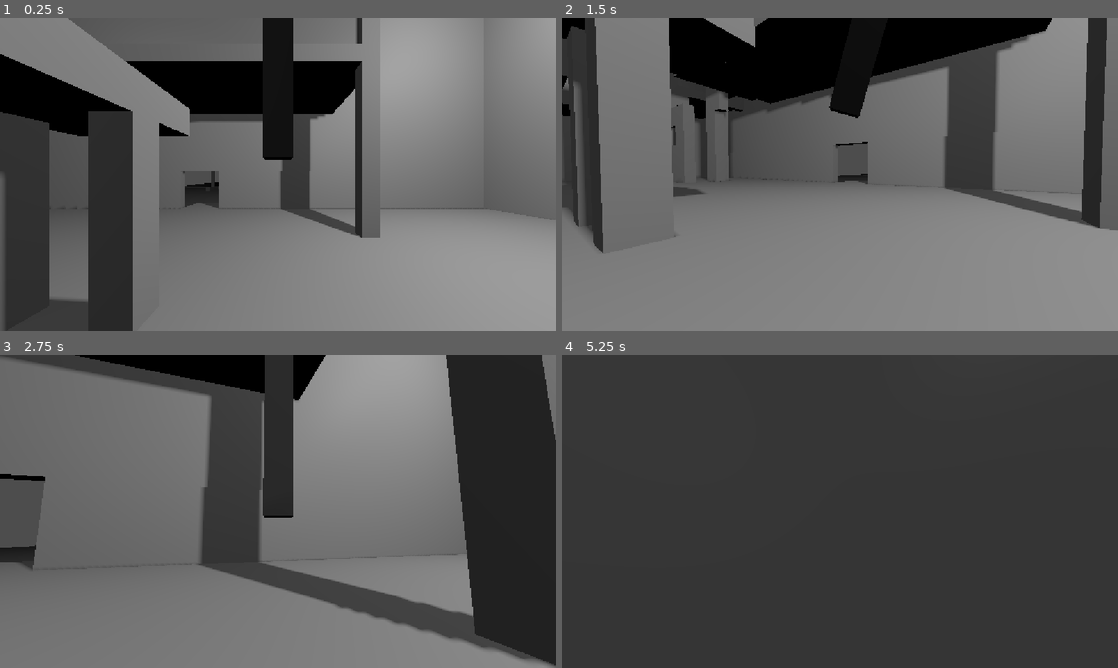
Above: before the commit, frames 1-4 (two rows, left to right).
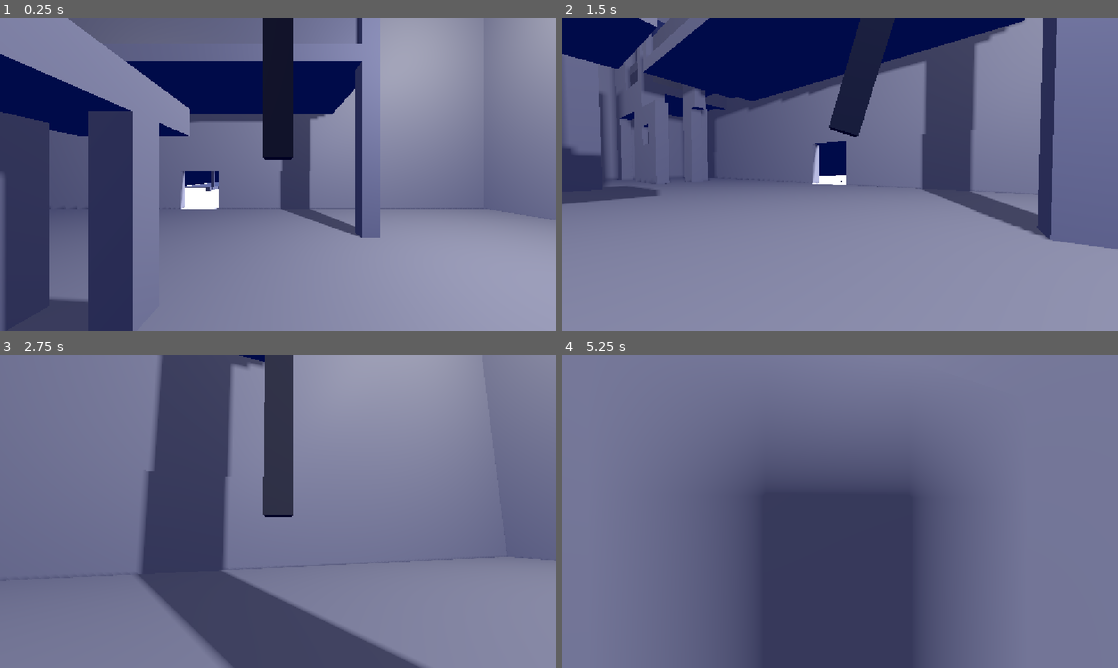
Above: after the commit, the same moments.

Repository: Gamekour/lucidity-system
Game: Godot game, scene res://test_scene.tscn
Same seed, same stepped clock (60 frames per second), same inputs: the game is played once before the commit and once after it.
Inputs (mouse positions are in pixels of both pictures, inside the frame that each line leads up to):
- Up to frame 1 (0.25 s): no input
- Up to frame 2 (1.5 s): move the mouse to (867, 174) at 0.52 s; hold Shift (sprint, bound only after the commit) 0.53-1.28 s; hold W (move_forward) from 0.53 s (still down); tap C (crouch) at 0.6 s; tap Space (jump) at 0.77, 1.07 s; move the mouse to (812, 174) at 1.27 s; tap Shift (sprint, bound only after the commit) at 1.35 s
- Up to frame 3 (2.75 s): keep holding W (move_forward); tap Space (jump) at 1.52, 1.55, 1.82, 2.1 s; move the mouse to (289, 505) at 2.02 s; tap C (crouch) at 2.3 s
- Up to frame 4 (5.25 s): keep holding W (move_forward); move the mouse to (834, 517) at 2.77 s; tap C (crouch) at 2.85, 4.35 s; tap Space (jump) at 3.02, 3.32, 3.77, 3.8, 4.07, 4.52, 4.82 s; tap Shift (sprint, bound only after the commit) at 3.05 s; move the mouse to (878, 514) at 3.52 s; hold Shift (sprint, bound only after the commit) 3.53-4.28 s; move the mouse to (795, 508) at 4.27 s; move the mouse to (845, 511) at 5.02 s; hold Shift (sprint, bound only after the commit) from 5.03 s (still down)

The runs differ from the first frame. In frame 1, 95% of the frame differs, in the area x 0-100%, y 0-100%; in frame 2, 98%; in frame 3, 94%; in frame 4, 100%.

Commit message:
easy stuff

Diff:
--- a/ld_body.gd
+++ b/ld_body.gd
@@ -1,8 +1,10 @@
 extends RigidBody3D
 class_name PhysicsPlayerController
 @export var camera : Camera3D
+@export var cam_spring : SpringArm3D
 @export var shapecast : ShapeCast3D
 @export var roll_force : float = 100
+@export var sprint_multiplier : float = 2
 @export var friction_coefficient : float = 1.0
 @export var accel_boost : float = 1000.0
 @export var ride_height : float = 1.0
@@ -13,20 +15,33 @@
 @export var sens : Vector2 = Vector2(0.6,0.6)
 @export var upright_strength : float = 1000.0
 @export var upright_damping : float = 100.0
+@export var cam_distance_max : float = 2
+@export var top_speed_by_stance_height : float = 1
+@export var crouch_height : float = 0.5
+var stance_height : float = 0
 var target_angle_horizontal : float = 0
 var camera_pitch : float = 0.0
+var sprinting := false
+
+# The actual "up" implied by physics gravity this physics frame. Used for
+# movement, springs, and torques - always instantaneous/accurate.
+var current_up_dir : Vector3 = Vector3.UP
+# A smoothed version of current_up_dir used purely for camera presentation,
+# so a sudden gravity flip tilts the view over time instead of snapping.
+var camera_up_dir : Vector3 = Vector3.UP
 
 func _ready() -> void:
 	Input.mouse_mode = Input.MOUSE_MODE_CAPTURED
 
 func _physics_process(delta: float) -> void:
 	var gravity_vec : Vector3 = get_gravity()
-	var up_dir : Vector3 = _get_up_direction(gravity_vec)
+	var up_dir : Vector3 = _get_up_direction(gravity_vec).normalized()
+	current_up_dir = up_dir
 
 	var input_vector := Input.get_vector("move_left", "move_right", "move_back", "move_forward")
-	var input_3d := Vector3(input_vector.y, 0, input_vector.x)
-	input_3d = camera.global_basis * input_3d
-	var virtual_torque = input_3d * roll_force
+	var input_3d := _get_camera_relative_input(up_dir, input_vector)
+	var speed = min(roll_force * (sprint_multiplier if sprinting else 1), stance_height * top_speed_by_stance_height * roll_force * sprint_multiplier)
+	var virtual_torque = input_3d * speed
 	var target_force = up_dir.cross(virtual_torque) / (shapecast.shape as SphereShape3D).radius
 
 	var slope_normal := up_dir
@@ -50,9 +65,9 @@
 	apply_torque(yaw_torque + upright_torque)
 
 	if shapecast.is_colliding():
-		var target_height_offset = Input.get_axis("crouch", "jump")
+		stance_height = max(Input.get_axis("crouch", "jump") + 1, crouch_height) * ride_height
 		var current_distance : float = shapecast.get_closest_collision_safe_fraction() * abs(shapecast.target_position.y)
-		var displacement : float = (ride_height + target_height_offset) - current_distance
+		var displacement : float = stance_height - current_distance
 		var normal_velocity : float = linear_velocity.dot(slope_normal)
 		var spring_magnitude : float = displacement * spring_strength - normal_velocity * spring_damping
 		var spring_force : Vector3 = slope_normal * spring_magnitude
@@ -72,6 +87,38 @@
 	var forward_ref := (reference - up_dir * reference.dot(up_dir)).normalized()
 	var right_ref := up_dir.cross(forward_ref).normalized()
 	return [forward_ref, right_ref]
+
+# Flattens the camera's actual look direction onto the plane perpendicular
+# to up_dir, so movement input is always relative to where the camera is
+# really pointing - including when the camera is pitched, and when it has
+# been tilted upside-down/sideways because up_dir no longer matches world
+# Vector3.UP. Returns [flat_forward, flat_right], both unit length and
+# orthogonal to up_dir.
+func _get_camera_relative_axes(up_dir: Vector3) -> Array:
+	var cam_forward := -camera.global_basis.z
+	var flat_forward := cam_forward - up_dir * cam_forward.dot(up_dir)
+	if flat_forward.length_squared() < 0.0001:
+		# Camera is looking almost straight along up_dir (i.e. straight "up"
+		# or "down" relative to gravity). Fall back to the camera's local up
+		# axis (screen-up) to still derive a sensible forward direction.
+		var cam_local_up := camera.global_basis.y
+		flat_forward = cam_local_up - up_dir * cam_local_up.dot(up_dir)
+	flat_forward = flat_forward.normalized()
+	var flat_right := flat_forward.cross(up_dir).normalized()
+	return [flat_forward, flat_right]
+
+# Converts raw WASD-style input into a world-space direction relative to
+# where the camera is actually looking, flattened onto the plane
+# perpendicular to up_dir. This preserves the original relationship this
+# controller relies on (input_3d gets crossed with up_dir downstream to
+# turn it into a linear force), it just sources the forward/right axes from
+# the camera's real orientation instead of assuming the camera basis is
+# already aligned with up_dir.
+func _get_camera_relative_input(up_dir: Vector3, input_vector: Vector2) -> Vector3:
+	var axes := _get_camera_relative_axes(up_dir)
+	var flat_forward : Vector3 = axes[0]
+	var flat_right : Vector3 = axes[1]
+	return flat_right * input_vector.y - flat_forward * input_vector.x
 
 func _get_current_yaw(up_dir: Vector3) -> float:
 	var refs := _get_horizontal_basis(up_dir)
@@ -100,16 +147,41 @@
 	var tipping_angular_velocity := angular_velocity - angular_velocity.project(current_up)
 	return axis * (tilt_angle * upright_strength) - tipping_angular_velocity * upright_damping
 
+# Returns the basis that rotates world Vector3.UP onto up_dir by the
+# shortest arc. This is used to "tilt" the whole camera reference frame
+# (yaw + pitch axes included) so that looking limits, horizon, and roll
+# all stay relative to the current gravity direction instead of world up.
+func _get_tilt_basis(up_dir: Vector3) -> Basis:
+	var axis := Vector3.UP.cross(up_dir)
+	var axis_length := axis.length()
+	if axis_length < 0.0001:
+		if Vector3.UP.dot(up_dir) < 0.0:
+			# up_dir is exactly opposite world up - pick any perpendicular axis.
+			return Basis(Vector3.RIGHT, PI)
+		return Basis.IDENTITY
+	axis /= axis_length
+	var angle := Vector3.UP.angle_to(up_dir)
+	return Basis(axis, angle)
+
 func _input(event: InputEvent) -> void:
 	if event is InputEventMouseMotion:
 		target_angle_horizontal = wrapf(target_angle_horizontal - event.relative.x * get_process_delta_time() * sens.x, -PI, PI)
-		camera_pitch = clampf(camera_pitch - event.relative.y * get_process_delta_time() * sens.y, -PI / 2, PI / 2)
+		camera_pitch = wrapf(camera_pitch - event.relative.y * get_process_delta_time() * sens.y, -PI, PI)
+	if event is InputEventMouseButton:
+		if (event.is_pressed()):
+			if (event.button_index == MOUSE_BUTTON_WHEEL_UP):
+				cam_spring.spring_length = clampf(cam_spring.spring_length - 0.1, 0, cam_distance_max)
+			if (event.button_index == MOUSE_BUTTON_WHEEL_DOWN):
+				cam_spring.spring_length = clampf(cam_spring.spring_length + 0.1, 0, cam_distance_max)
 
 func _process(delta: float) -> void:
-	var body_roll := global_basis.get_euler().z
-
+	sprinting = Input.is_action_pressed("sprint")
+	camera_up_dir = current_up_dir
+	# Tilt the whole yaw/pitch frame so it's built relative to the current
+	# up direction instead of always world Vector3.UP. Without this the
+	# camera (and therefore movement, since it reads the camera's basis)
+	# would never actually reorient when gravity flips.
+	var tilt_basis := _get_tilt_basis(camera_up_dir)
 	var yaw_basis := Basis(Vector3.UP, target_angle_horizontal)
 	var pitch_basis := Basis(Vector3.RIGHT, camera_pitch)
-	var roll_basis := Basis(Vector3.FORWARD, 0)
-
-	camera.global_basis = yaw_basis * pitch_basis * roll_basis
+	cam_spring.global_basis = tilt_basis * yaw_basis * pitch_basis
--- a/project.godot
+++ b/project.godot
@@ -52,6 +52,11 @@
 "events": [Object(InputEventKey,"resource_local_to_scene":false,"resource_name":"","device":-1,"window_id":0,"alt_press …(191 unchanged characters)…
 ]
 }
+sprint={
+"deadzone": 0.2,
+"events": [Object(InputEventKey,"resource_local_to_scene":false,"resource_name":"","device":-1,"window_id":0,"alt_pressed":false,"shift_pressed":false,"ctrl_pressed":false,"meta_pressed":false,"pressed":false,"keycode":0,"physical_keycode":4194325,"key_label":0,"unicode":0,"location":0,"echo":false,"script":null)
+]
+}
 
 [physics]
 
--- a/test_scene.tscn
+++ b/test_scene.tscn
@@ -17,16 +17,31 @@
 [sub_resource type="BoxMesh" id="BoxMesh_wb0og"]
 size = Vector3(0.1, 1, 0.1)
 
-[sub_resource type="BoxShape3D" id="BoxShape3D_sb6tq"]
-size = Vector3(5, 20, 5)
+[sub_resource type="SphereShape3D" id="SphereShape3D_ia1lp"]
+radius = 0.25
+
+[sub_resource type="SphereShape3D" id="SphereShape3D_sb6tq"]
+radius = 25.0
+
+[sub_resource type="SphereMesh" id="SphereMesh_sb6tq"]
+radius = 25.0
+height = 50.0
+
+[sub_resource type="SphereShape3D" id="SphereShape3D_ie5li"]
+radius = 40.0
+
+[sub_resource type="Environment" id="Environment_ia1lp"]
+background_mode = 1
+background_color = Color(0.00041321453, 0.04256989, 0.28678074, 1)
 
 [node name="Test Scene" type="Node3D" unique_id=667831700]
 
-[node name="PhysicsPlayerController" type="RigidBody3D" parent="." unique_id=290065418 node_paths=PackedStringArray("camera", "shapecast")]
+[node name="PhysicsPlayerController" type="RigidBody3D" parent="." unique_id=290065418 node_paths=PackedStringArray("camera", "cam_spring", "shapecast")]
 transform = Transform3D(1, 0, 0, 0, 1, 0, 0, 0, 1, -8.8937, 3.3830867, 4.137167)
 mass = 69.0
 script = ExtResource("1_ia1lp")
-camera = NodePath("Camera3D")
+camera = NodePath("cam_spring/Camera3D")
+cam_spring = NodePath("cam_spring")
 shapecast = NodePath("ShapeCast3D")
 friction_coefficient = 2.0
 ride_height = 0.9
@@ -45,12 +60,16 @@
 transform = Transform3D(1, 0, 0, 0, 1, 0, 0, 0, 1, 0, 0.25, 0)
 mesh = SubResource("CapsuleMesh_sb6tq")
 
-[node name="Camera3D" type="Camera3D" parent="PhysicsPlayerController" unique_id=1300883146]
-transform = Transform3D(1, 0, 0, 0, 1, 0, 0, 0, 1, 0, 0.5, 0)
-
 [node name="MeshInstance3D2" type="MeshInstance3D" parent="PhysicsPlayerController" unique_id=1333691727]
 transform = Transform3D(1, 0, 0, 0, 1, 0, 0, 0, 1, 0, 1.0564885, -0.7233331)
 mesh = SubResource("BoxMesh_wb0og")
+
+[node name="cam_spring" type="SpringArm3D" parent="PhysicsPlayerController" unique_id=674244444]
+transform = Transform3D(1, 0, 0, 0, 1, 0, 0, 0, 1, 0, 0.5, 0)
+shape = SubResource("SphereShape3D_ia1lp")
+spring_length = 0.0
+
+[node name="Camera3D" type="Camera3D" parent="PhysicsPlayerController/cam_spring" unique_id=1300883146]
 
 [node name="luciddebug" parent="." unique_id=1643952968 instance=ExtResource("1_uhqqe")]
 
@@ -67,11 +86,26 @@
 shadow_enabled = true
 omni_range = 147.727
 
-[node name="Area3D" type="Area3D" parent="." unique_id=2044167564]
-transform = Transform3D(1, 0, 0, 0, 1, 0, 0, 0, 1, -11.324425, 5.4804626, -11.960465)
+[node name="Planet" type="StaticBody3D" parent="." unique_id=174918285]
+transform = Transform3D(1, 0, 0, 0, 1, 0, 0, 0, 1, 39.650673, 35.74402, -46.614098)
+
+[node name="CollisionShape3D" type="CollisionShape3D" parent="Planet" unique_id=186478656]
+shape = SubResource("SphereShape3D_sb6tq")
+
+[node name="MeshInstance3D" type="MeshInstance3D" parent="Planet" unique_id=628406651]
+mesh = SubResource("SphereMesh_sb6tq")
+
+[node name="Area3D" type="Area3D" parent="Planet" unique_id=1795958293]
 gravity_space_override = 3
-gravity_point_center = Vector3(0, 1, 0)
-gravity_direction = Vector3(0, 1, 0)
+gravity_point = true
+gravity_point_unit_distance = 50.0
 
-[node name="CollisionShape3D" type="CollisionShape3D" parent="Area3D" unique_id=1461777872]
-shape = SubResource("BoxShape3D_sb6tq")
+[node name="CollisionShape3D" type="CollisionShape3D" parent="Planet/Area3D" unique_id=945935443]
+shape = SubResource("SphereShape3D_ie5li")
+
+[node name="DirectionalLight3D" type="DirectionalLight3D" parent="." unique_id=1350055376]
+transform = Transform3D(0.98691314, 0.11073745, 0.117216185, -0.07887937, -0.3024746, 0.9498881, 0.14064309, -0.946703, -0.28978118, 0, 0, 0)
+shadow_enabled = true
+
+[node name="WorldEnvironment" type="WorldEnvironment" parent="." unique_id=190216174]
+environment = SubResource("Environment_ia1lp")
